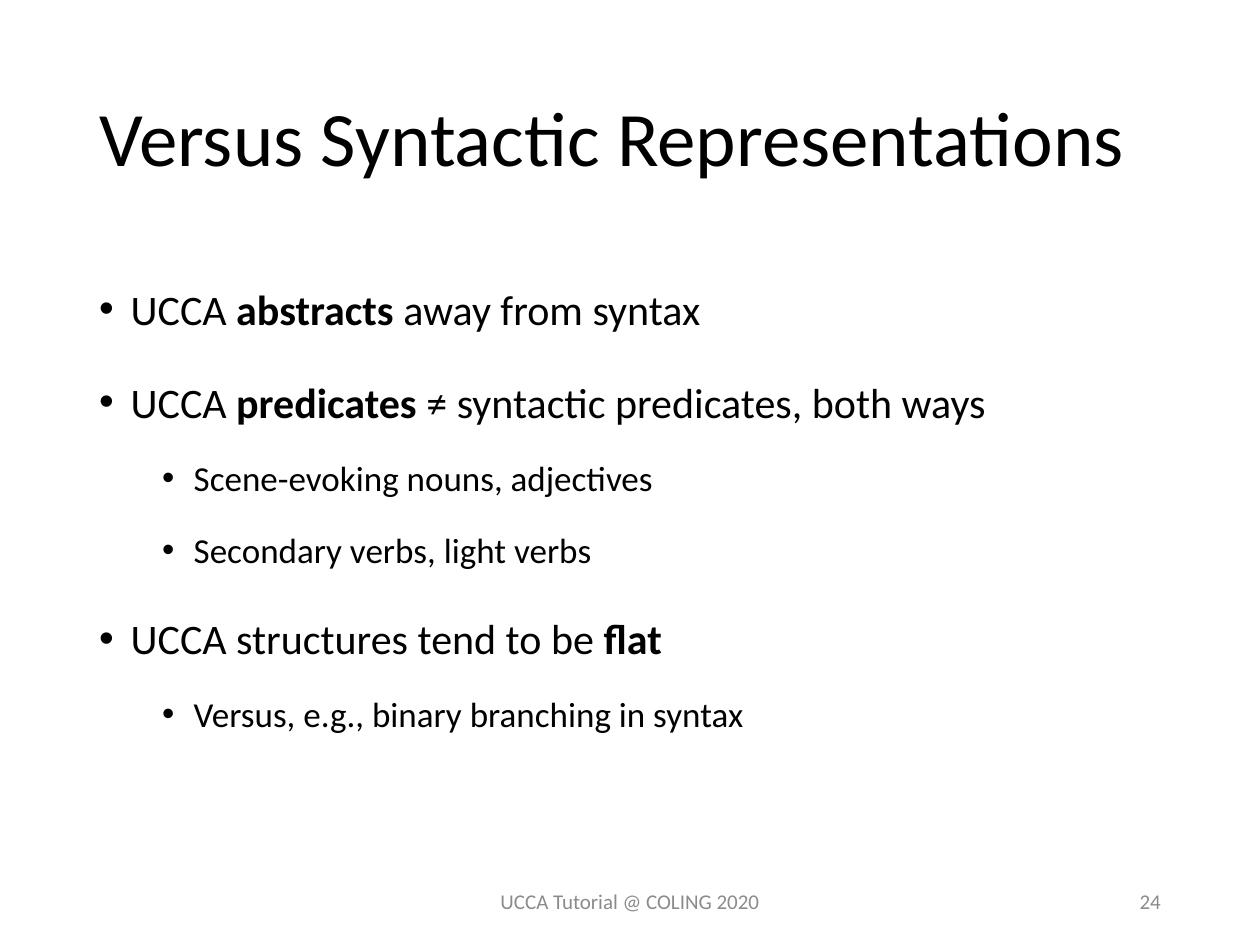
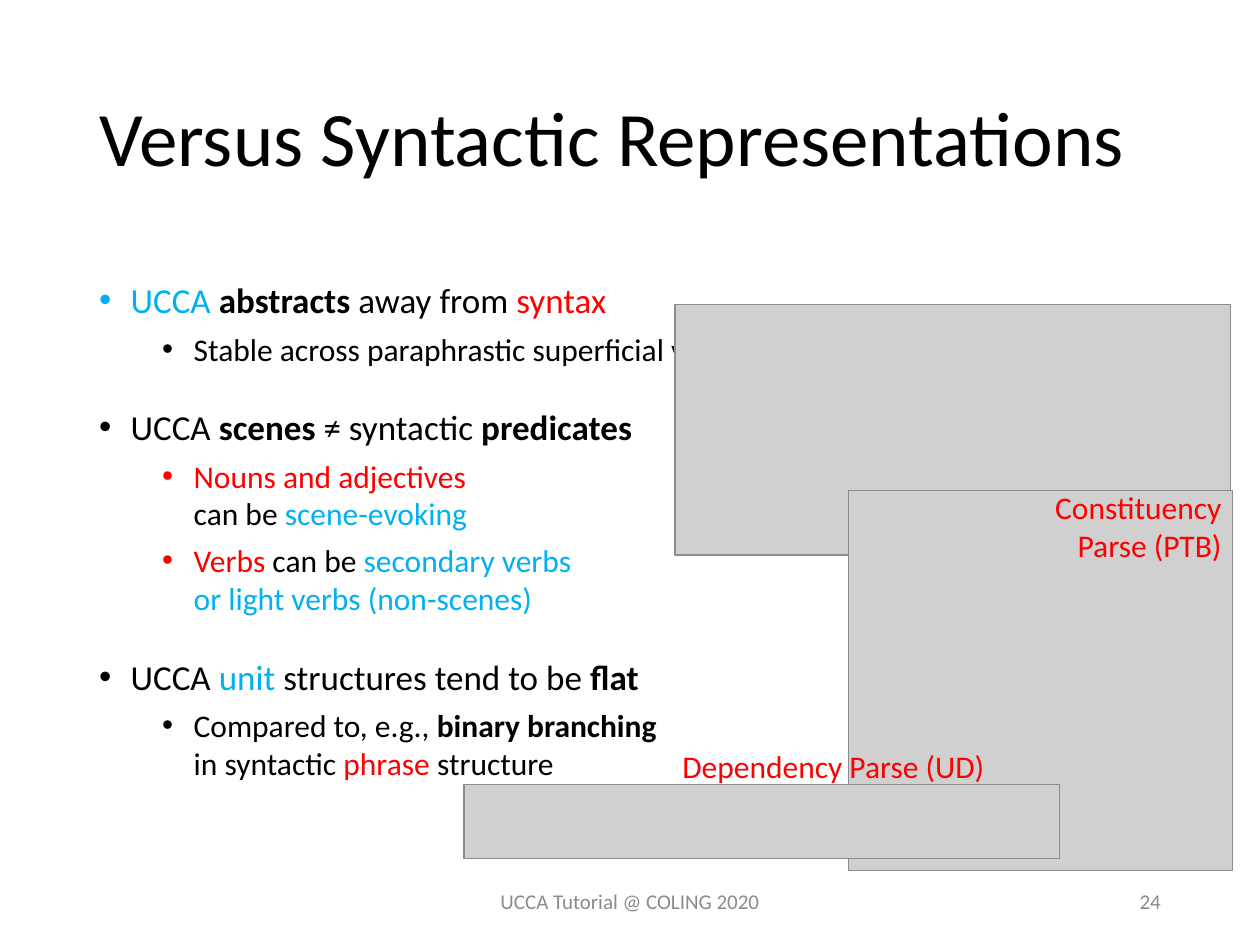
Before and after one commit to UniversalConceptualCognitiveAnnotation/tutorial, a slide deck: slide 24 of UCCA Extensions Comparison.pptx. Drawn at 1260x945 pixels with LibreOffice and Linux fonts; fonts in the diff are those of the drawing; grey boxes stand for pictures. Boxes give left, top, right and bottom in pixels: in the first picture for what was removed or moved away, otherwise in the second. Text is boxed around its words. In the diff, an @@ line names an element or a change of style, - is before the commit and + after.

```diff
--- a/UCCA Extensions Comparison.pptx
+++ b/UCCA Extensions Comparison.pptx
@@ text at (x1=131, y1=288, x2=606, y2=319): size 24 to 20 pt in "UCCA abstracts away from syntax"; text colour #000000 to #00B0F0 in "UCCA"; text colour #000000 to #FF0000 in "syntax" @@
@@ picture added at (x1=675, y1=305, x2=1231, y2=556) @@
@@ text at (x1=131, y1=334, x2=784, y2=780): text changed; size 20 to 18 pt @@
-• UCCA predicates ≠ syntactic predicates, both ways
-  • Scene-evoking nouns, adjectives
-  • Secondary verbs, light verbs
-• UCCA structures tend to be flat
-  • Versus, e.g., binary branching in syntax
+  • Stable across paraphrastic superficial variation
+• UCCA scenes ≠ syntactic predicates
+  • Nouns and adjectives
+    can be scene-evoking
+  • Verbs can be secondary verbs
+    or light verbs (non-scenes)
+• UCCA unit structures tend to be flat
+  • Compared to, e.g., binary branching
+    in syntactic phrase structure
@@ rectangle added at (x1=1040, y1=491, x2=1231, y2=563), fill #FFFFFF @@
@@ group added at (x1=464, y1=491, x2=1232, y2=872): 2 pictures, 2 texts @@
+Constituency
+Parse (PTB)
+Dependency Parse (UD)
```
Also in this commit, not shown: 18 other slides changed, 1 slide added, 1 other file.
